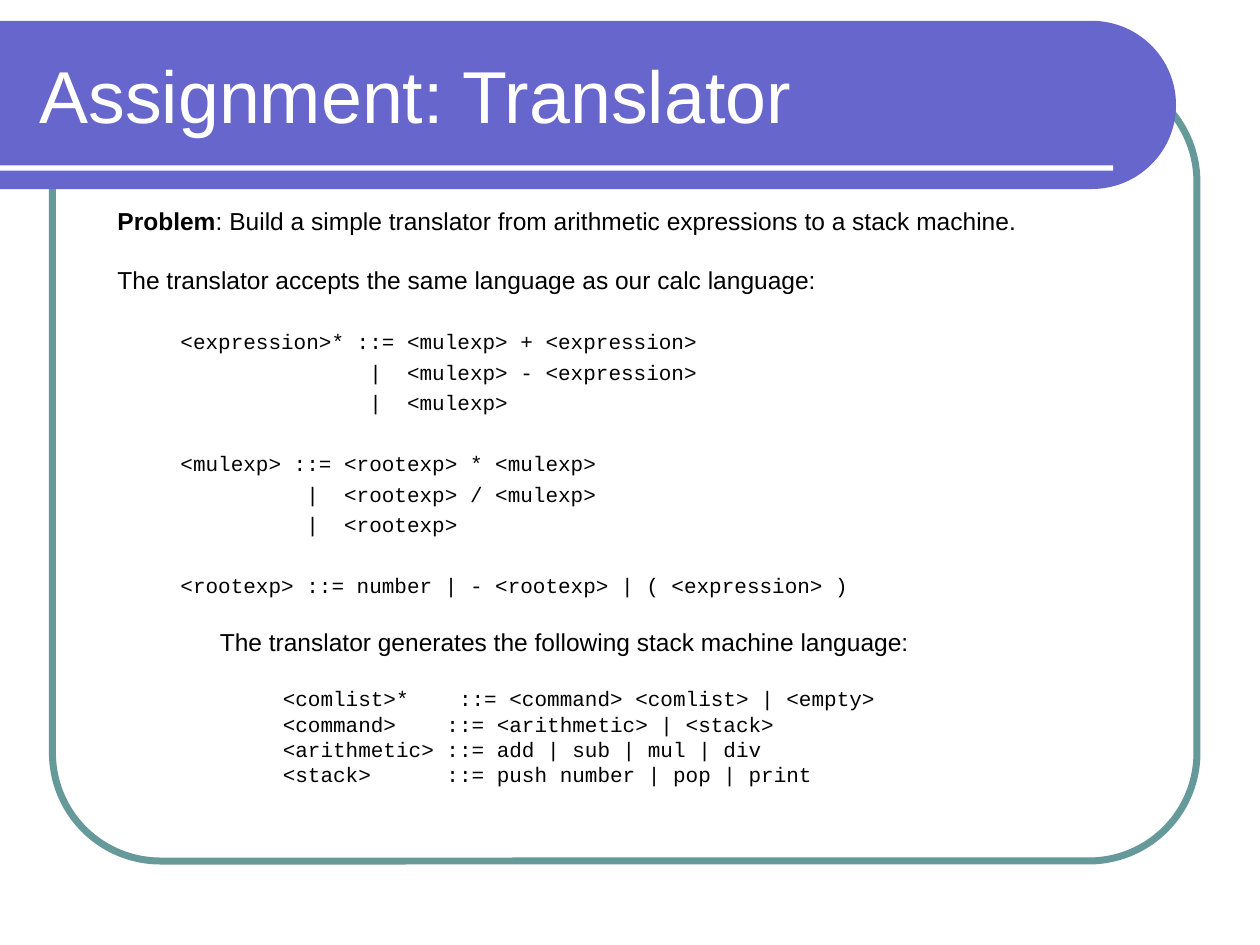
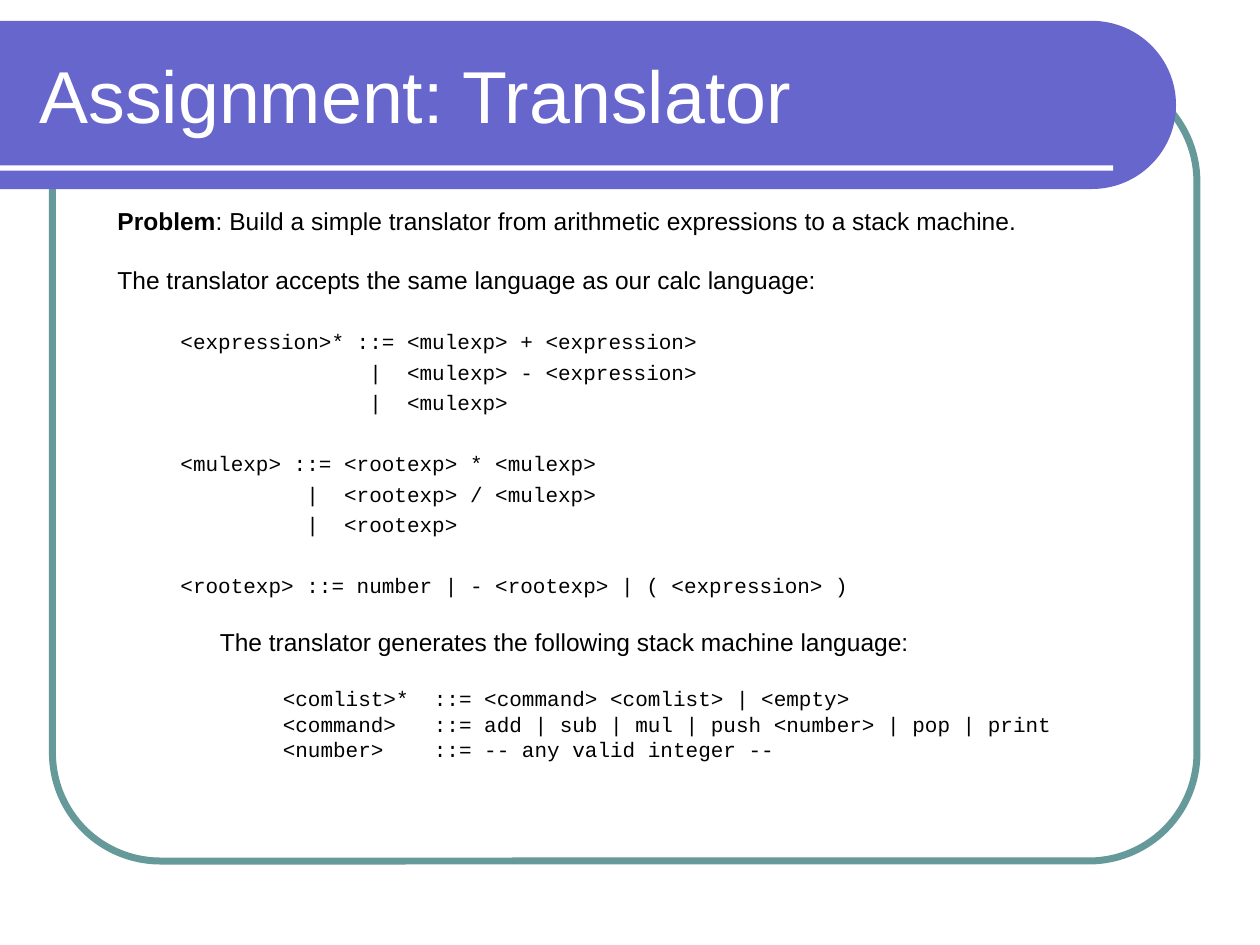
Before and after one commit to lutzhamel/CSC301, a slide deck: slide 27 of notes/csc301-ln012.ppt. Drawn at 1260x945 pixels with LibreOffice and Linux fonts; fonts in the diff are those of the drawing. Boxes give left, top, right and bottom in pixels: in the first picture for what was removed or moved away, otherwise in the second. Text is boxed around its words. In the diff, an @@ line names an element or a change of style, - is before the commit and + after.

```diff
--- a/notes/csc301-ln012.ppt
+++ b/notes/csc301-ln012.ppt
@@ text at box(484, 717, 1051, 762): text changed @@
-<command> ::= <arithmetic> | <stack>
-<arithmetic> ::= add | sub | mul | div
-<stack> ::= push number | pop | print
+<command> ::= add | sub | mul | push <number> | pop | print
+<number> ::= -- any valid integer --
```
Also in this commit, not shown: 4 other slides changed, 3 other files.
